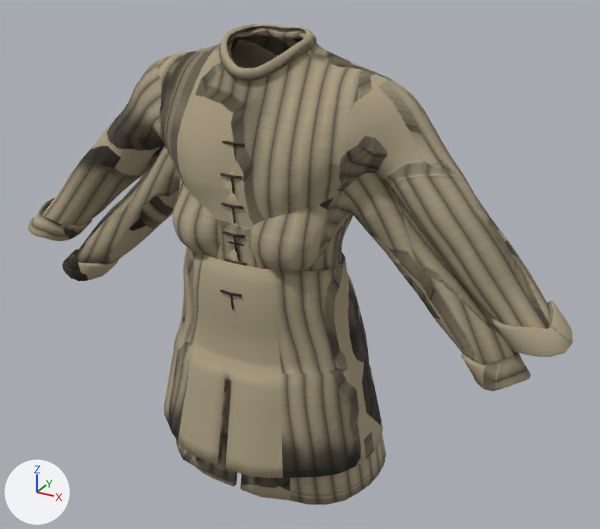
Two versions of the glTF model packages/wanderworld/assets/models/outfit-gambeson.glb, one commit apart.
Rendered twice from a 50 mm lens placed at (0.771, -1.299, 1.779), pointed at (0.049, 0.013, 1.124). Every picture has the same lights, and +X, +Y and +Z are marked at lower left. The older version comes first. Vertices at exactly the same position are counted once.

In view in the first picture: 'female', 'male'.
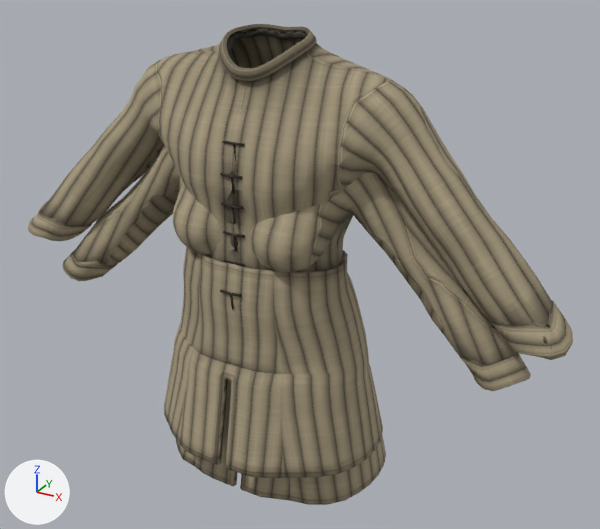
Where the change shows, as pixel boxes (x1, y1, x2, y2) in the pictures (600 x 529 px; the box of a moved part takes in the faces that stretch with it):
part 1 of me_female, moved or reshaped: (406, 258, 531, 379) in both
part 2 of me_female, moved or reshaped: before (72, 201, 157, 278); after (72, 201, 159, 278)
part 3 of me_female, surface changed: (62, 157, 531, 501) in both
part 4 of me_male, rebuilt: before (225, 259, 247, 265); after (224, 260, 245, 267)
part 5 of me_male, moved or reshaped: before (185, 221, 346, 287); after (185, 180, 348, 287)
part 6 of me_male, moved or reshaped: (28, 149, 132, 241) in both
part 7 of me_male, moved or reshaped: before (433, 195, 573, 357); after (433, 195, 573, 360)
part 8 of me_male, moved or reshaped: (235, 24, 310, 40) in both
part 9 of me_male, surface changed: (28, 24, 573, 478) in both

The change, as a list of edits to the scene's bpy script:
```text
Change me_female:
    used by ob_female; location = (0.0, 0.0, 0.0)
    remove me_female.from_pydata(...)  # 3790 vertices, 7062 faces; spans x -0.524..0.523, y -0.164..0.19, z 0.684..1.454
    add me_female.from_pydata(...)  # 3798 vertices, 7078 faces; spans x -0.524..0.523, y -0.164..0.19, z 0.684..1.454
    me_female part 1: 197 vertices moved from x 0.319..0.498, y -0.07..0.036, z 1.01..1.2 to x 0.317..0.501, y -0.071..0.037, z 1.007..1.2; 17 vertices removed from x 0.413..0.495, y -0.075..0.018, z 1.043..1.088; 17 vertices added at x 0.411..0.497, y -0.075..0.021, z 1.044..1.09
    me_female part 2: 177 vertices moved from x -0.507..-0.317, y -0.07..0.04, z 1.01..1.198 to x -0.507..-0.317, y -0.071..0.041, z 1.005..1.199; 32 vertices removed from x -0.496..-0.402, y -0.061..0.018, z 1.021..1.074; 32 vertices added at x -0.499..-0.401, y -0.063..0.025, z 1.018..1.076
    me_female part 3: 4933 kept faces spanning x -0.524..0.523, y -0.164..0.19, z 0.686..1.454 get new texture (UV) coordinates
    other edits to the shape of me_female do not show in these pictures
Change me_male:
    used by ob_male; location = (0.0, 0.0, 0.0)
    remove me_male.from_pydata(...)  # 3720 vertices, 6890 faces; spans x -0.588..0.588, y -0.214..0.178, z 0.77..1.573
    add me_male.from_pydata(...)  # 3731 vertices, 6908 faces; spans x -0.588..0.589, y -0.214..0.178, z 0.77..1.573
    me_male part 4: the loose piece of 17 vertices spanning x -0.022..0.022, y -0.145..-0.137, z 1.174..1.178 is rebuilt with 17 vertices and now spans x -0.023..0.023, y -0.147..-0.141, z 1.173..1.178
    me_male part 5: 340 vertices moved from x -0.157..0.158, y -0.145..0.085, z 1.101..1.216 to x -0.158..0.159, y -0.15..0.085, z 1.102..1.216; 40 vertices removed from x -0.017..0.017, y -0.145..0.079, z 1.099..1.221; 51 vertices added at x -0.017..0.017, y -0.146..0.086, z 1.099..1.315
    me_male part 6: 252 vertices moved from x -0.588..-0.355, y -0.099..0.027, z 1.099..1.287 to x -0.588..-0.354, y -0.099..0.028, z 1.096..1.288; 16 vertices removed from x -0.559..-0.468, y -0.078..0.005, z 1.111..1.151; 16 vertices added at x -0.562..-0.469, y -0.082..0.014, z 1.112..1.154
    me_male part 7: 251 vertices moved from x 0.369..0.585, y -0.096..0.027, z 1.099..1.305 to x 0.369..0.586, y -0.097..0.028, z 1.097..1.306; 14 vertices removed from x 0.468..0.553, y -0.081..0.004, z 1.137..1.161; 14 vertices added at x 0.466..0.552, y -0.082..0.006, z 1.135..1.161
    me_male part 8: 53 vertices moved from x -0.069..0.072, y -0.002..0.044, z 1.552..1.571 to x -0.069..0.074, y -0.001..0.046, z 1.55..1.571; 2 vertices removed from x -0.028..0.029, y 0.039, z 1.564; 2 vertices added at x -0.029..0.03, y 0.041, z 1.561
    me_male part 9: 6588 kept faces spanning x -0.588..0.589, y -0.214..0.178, z 0.77..1.573 get new texture (UV) coordinates
```
